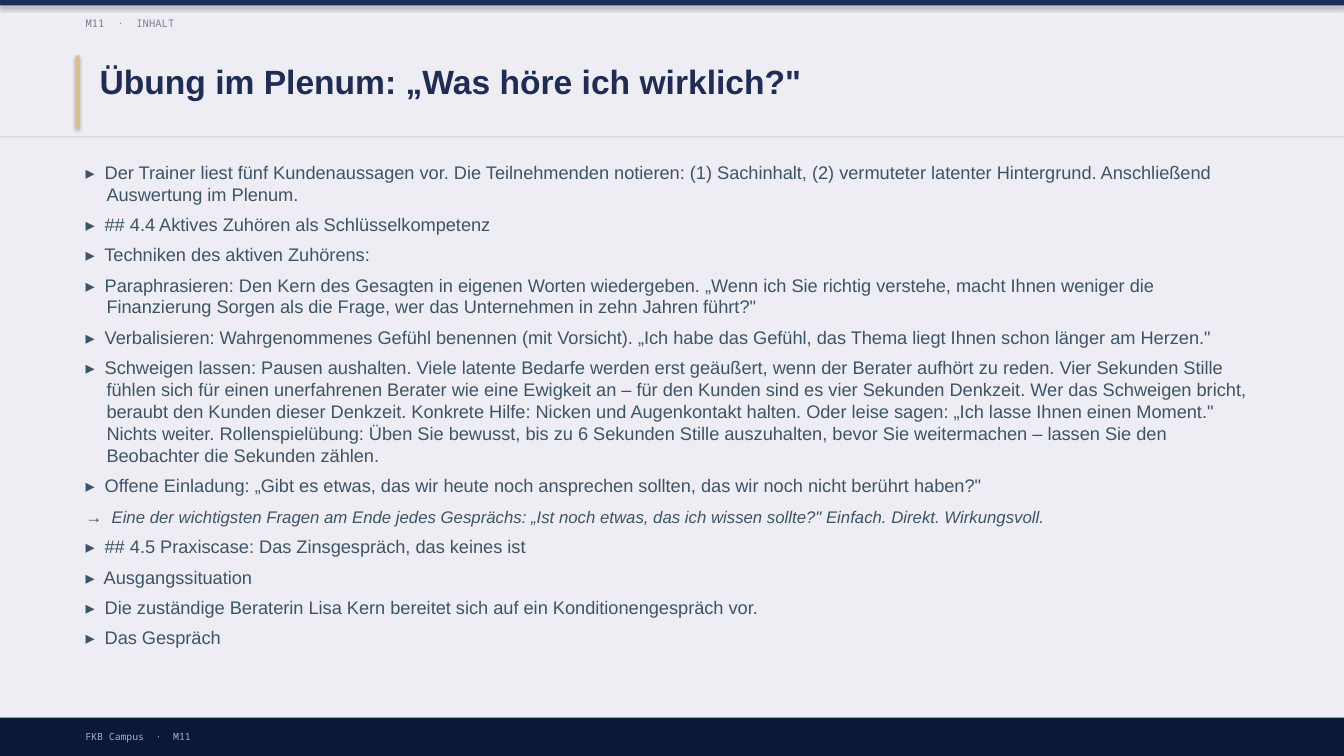
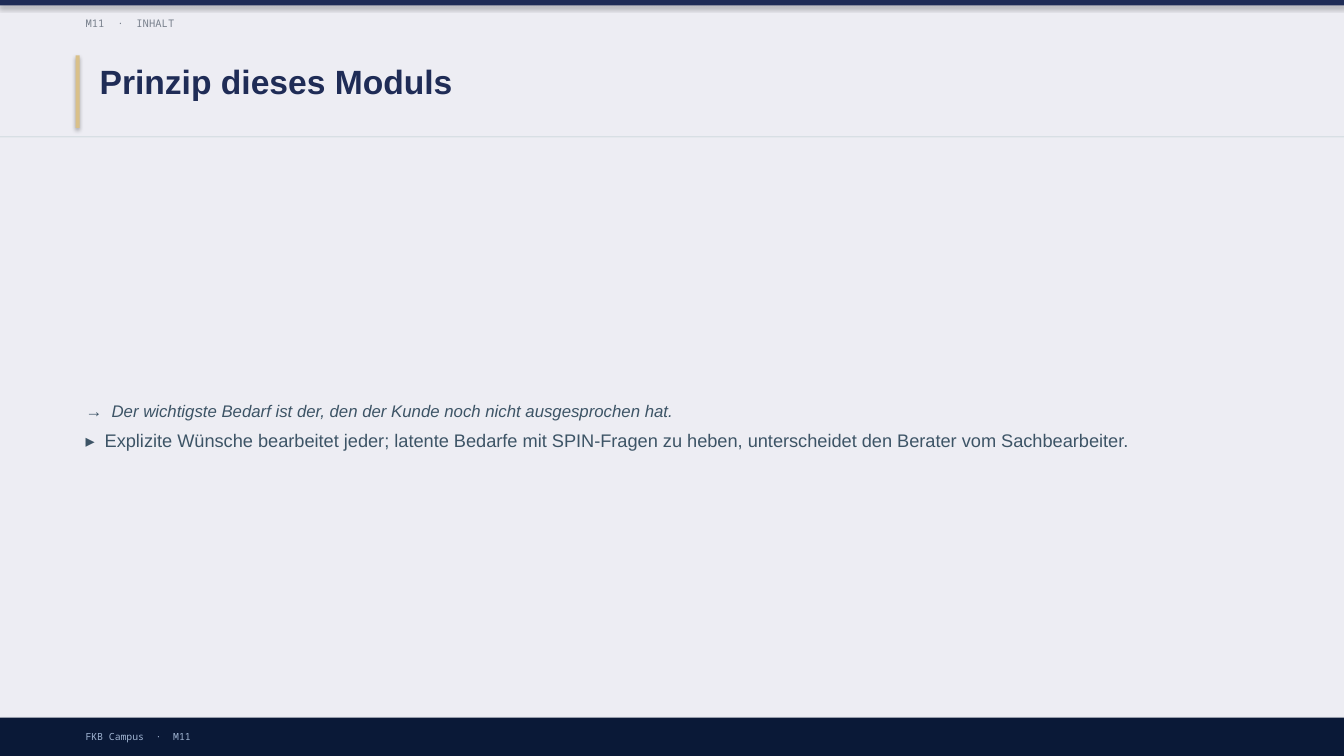
Before and after one commit to ck5rqc47pr-byte/firmenkundenakademie-online, a slide deck: slide 11 of protected-downloads/praesentation/M11.pptx (slide 10 before the commit). Drawn at 1344x756 pixels with LibreOffice and Linux fonts; fonts in the diff are those of the drawing. Boxes give left, top, right and bottom in pixels: in the first picture for what was removed or moved away, otherwise in the second. Text is boxed around its words. In the diff, an @@ line names an element or a change of style, - is before the commit and + after.

```diff
--- a/protected-downloads/praesentation/M11.pptx
+++ b/protected-downloads/praesentation/M11.pptx
@@ text at box(100, 69, 453, 101): text changed @@
-Übung im Plenum: „Was höre ich wirklich?"
+Prinzip dieses Moduls
@@ text "→ Der wichtigste Bedarf ist ..." at box(105, 405, 1128, 451): vertical alignment top to middle @@
@@ text at box(105, 405, 1128, 451): text changed @@
-▸ Der Trainer liest fünf Kundenaussagen vor. Die Teilnehmenden notieren: (1) Sachinhalt, (2) vermuteter latenter Hintergrund. Anschließend Auswertung im Plenum.
-▸ ## 4.4 Aktives Zuhören als Schlüsselkompetenz
-▸ Techniken des aktiven Zuhörens:
-▸ Paraphrasieren: Den Kern des Gesagten in eigenen Worten wiedergeben. „Wenn ich Sie richtig verstehe, macht Ihnen weniger die Finanzierung Sorgen als die Frage, wer das Unternehmen in zehn Jahren führt?"
-▸ Verbalisieren: Wahrgenommenes Gefühl benennen (mit Vorsicht). „Ich habe das Gefühl, das Thema liegt Ihnen schon länger am Herzen."
-▸ Schweigen lassen: Pausen aushalten. Viele latente Bedarfe werden erst geäußert, wenn der Berater aufhört zu reden. Vier Sekunden Stille fühlen sich für einen unerfahrenen Berater wie eine Ewigkeit an – für den Kunden sind es vier Sekunden Denkzeit. Wer das Schweigen bricht, beraubt den Kunden dieser Denkzeit. Konkrete Hilfe: Nicken und Augenkontakt halten. Oder leise sagen: „Ich lasse Ihnen einen Moment." Nichts weiter. Rollenspielübung: Üben Sie bewusst, bis zu 6 Sekunden Stille auszuhalten, bevor Sie weitermachen – lassen Sie den Beobachter die Sekunden zählen.
-▸ Offene Einladung: „Gibt es etwas, das wir heute noch ansprechen sollten, das wir noch nicht berührt haben?"
-→ Eine der wichtigsten Fragen am Ende jedes Gesprächs: „Ist noch etwas, das ich wissen sollte?" Einfach. Direkt. Wirkungsvoll.
-▸ ## 4.5 Praxiscase: Das Zinsgespräch, das keines ist
-▸ Ausgangssituation
-▸ Die zuständige Beraterin Lisa Kern bereitet sich auf ein Konditionengespräch vor.
-▸ Das Gespräch
+→ Der wichtigste Bedarf ist der, den der Kunde noch nicht ausgesprochen hat.
+▸ Explizite Wünsche bearbeitet jeder; latente Bedarfe mit SPIN-Fragen zu heben, unterscheidet den Berater vom Sachbearbeiter.
```
Also in this commit, not shown: 3 other slides changed, 4 slides added, 6 slides removed, 1 other file.
